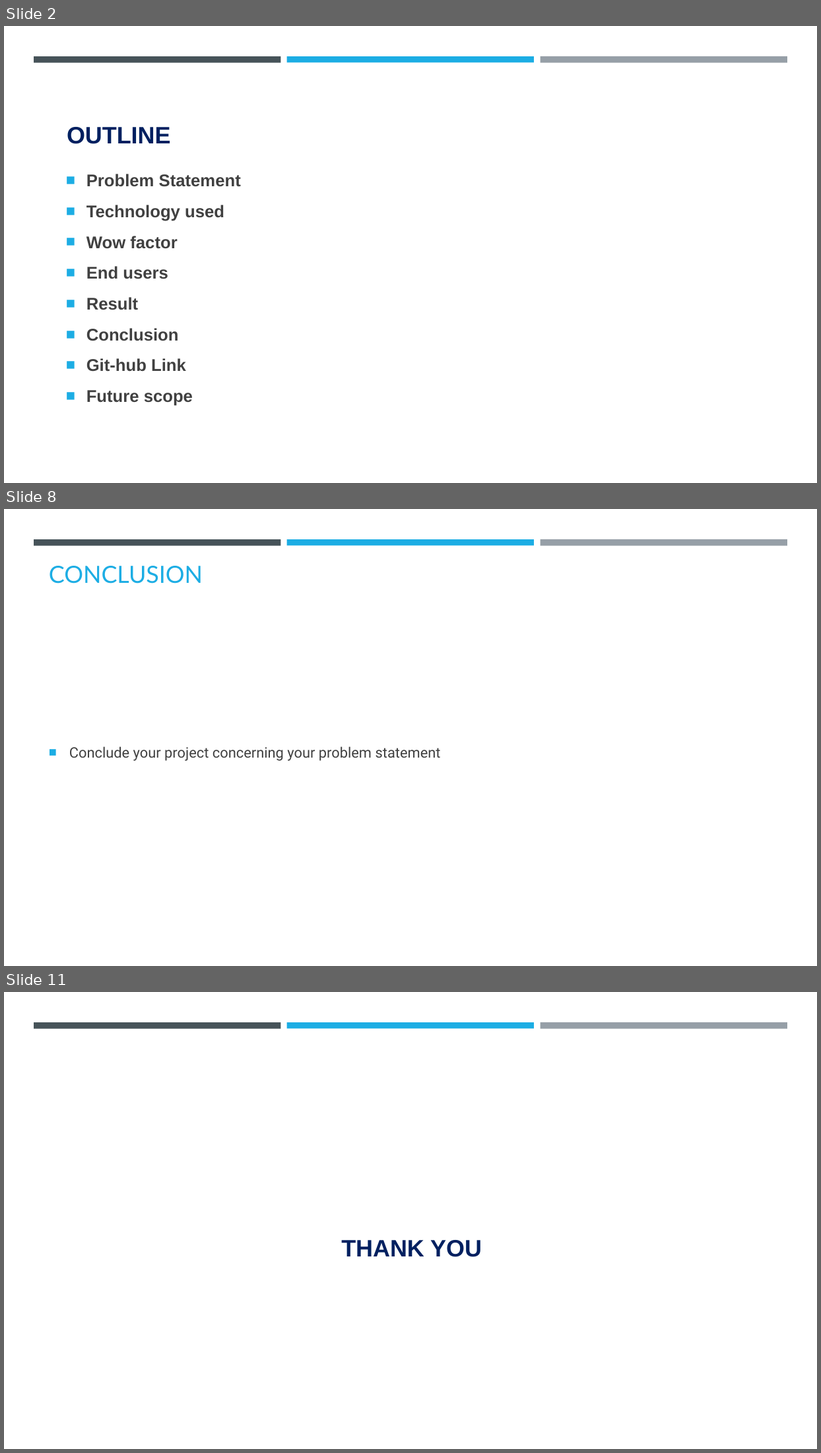
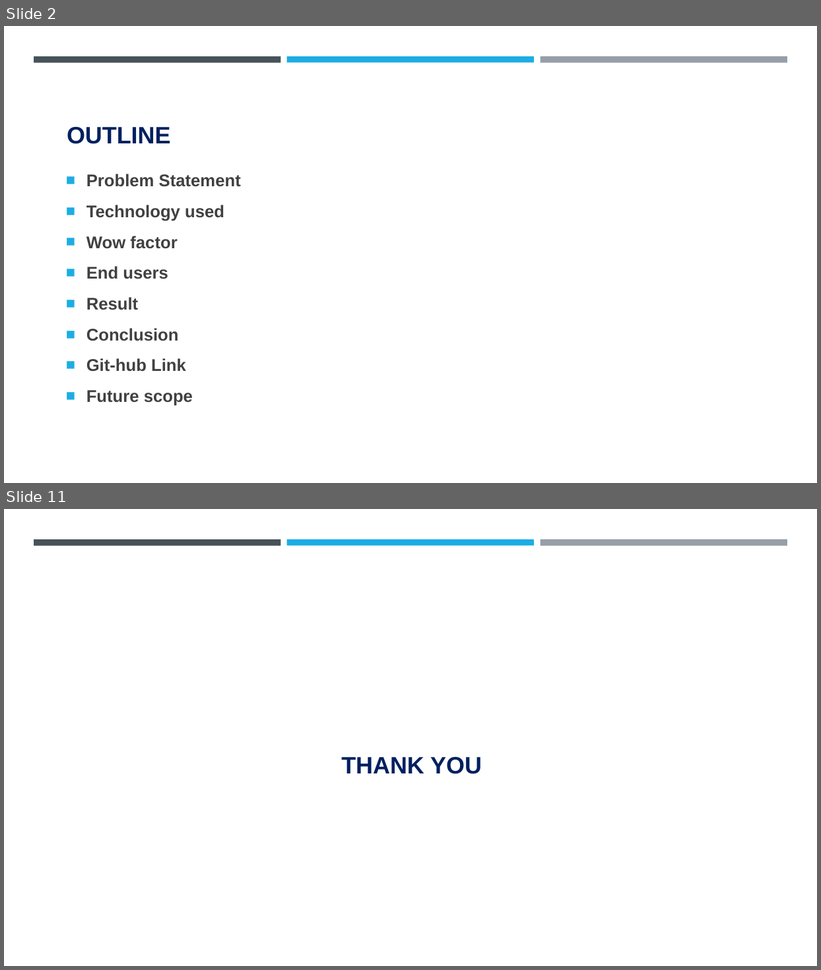
Before and after one commit to Akshay-S-Gupta/IBM-Cybersecurity-Internship, a slide deck: steganography_project.pptx. Shown one above the other, each under a label of ours: slides 2, 8 and 11 before the commit, slides 2 and 11 after it; the slides between them are not shown. The pictures are 821x1453 and 821x970 pixels, drawn with LibreOffice and Linux fonts; fonts in the diff are those of the drawing; background and template pictures are left out. Boxes give left, top, right and bottom in pixels: in the first picture for what was removed or moved away, otherwise in the second. Text is boxed around its words. In the diff, an @@ line names an element or a change of style, - is before the commit and + after.

```diff
--- a/steganography_project.pptx
+++ b/steganography_project.pptx
@@ slide 8 removed at [4,509,817,966], background #FFFFFF; not listed: 3 template elements that a slide beside it also shows @@
@@ title removed at [49,566,203,584] @@
-CONCLUSION
@@ text removed at [69,747,441,761] @@
-■ Conclude your project concerning your problem statement
```
Also in this commit, not shown: 2 slides changed, 6 slides added, 5 other slides removed, 2 other files.
